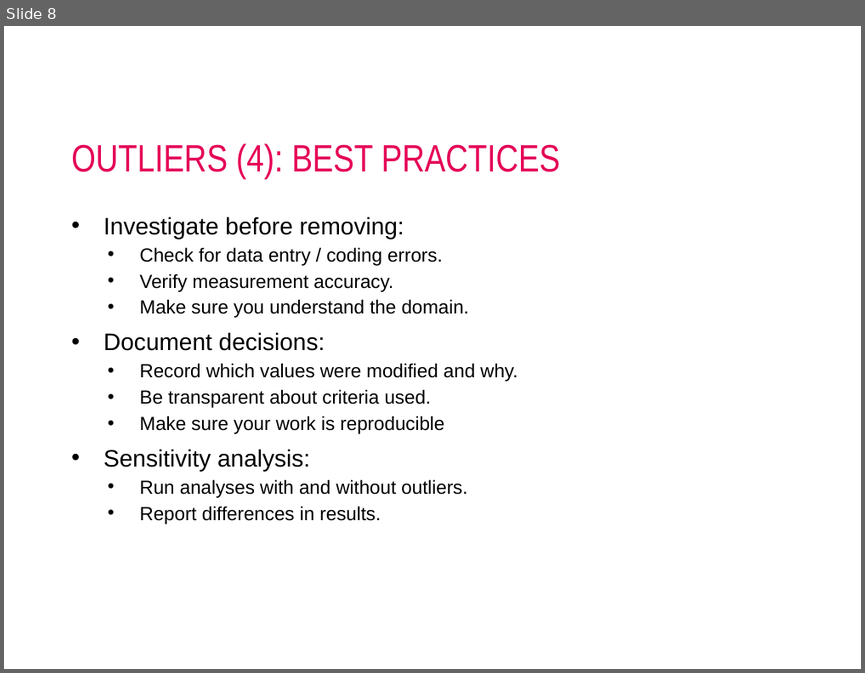
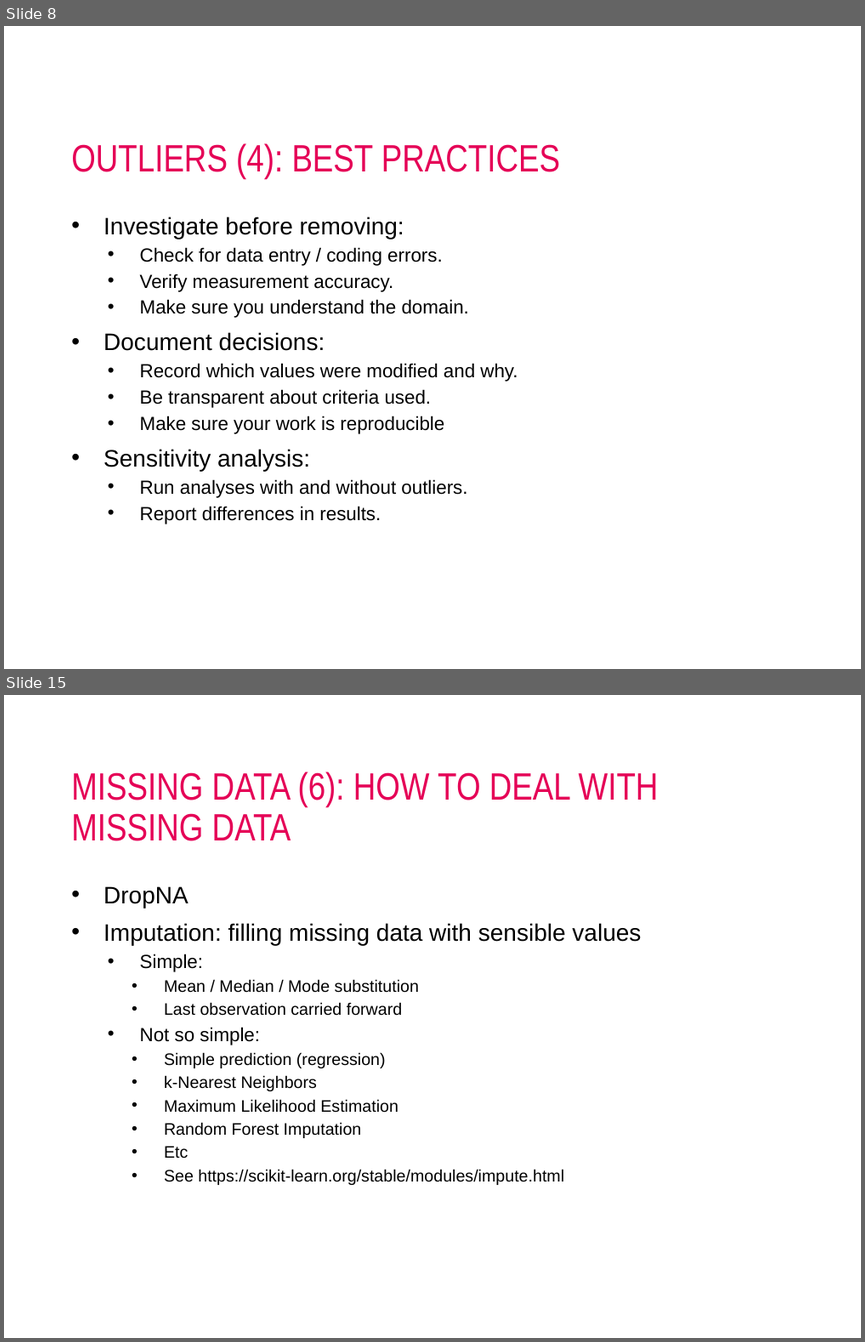
Before and after one commit to AIM-MADS-DATEXP/lesson-outliers-missing-data-erroneous-data, a slide deck: lesson-outliers.pptx. Shown one above the other, each under a label of ours: slide 8 before the commit, slides 8 and 15 after it; the slides between them are not shown. The pictures are 865x673 and 865x1342 pixels, drawn with LibreOffice and Linux fonts; fonts in the diff are those of the drawing; background and template pictures are left out. Boxes give left, top, right and bottom in pixels: in the first picture for what was removed or moved away, otherwise in the second. Text is boxed around its words. In the diff, an @@ line names an element or a change of style, - is before the commit and + after.

Commit message:
Finished PPTX

```diff
--- a/lesson-outliers.pptx
+++ b/lesson-outliers.pptx
@@ slide 15 added at (4, 695, 861, 1338), background #FFFFFF @@
@@ title added at (71, 771, 658, 841), 32 pt, text #E50056 @@
+MISSING DATA (6): HOW TO DEAL WITH MISSING DATA
@@ text added at (103, 886, 641, 1185), 14 pt, text #000000 @@
+• DropNA
+• Imputation: filling missing data with sensible values
+  • Simple:
+    • Mean / Median / Mode substitution
+    • Last observation carried forward
+  • Not so simple:
+    • Simple prediction (regression)
+    • k-Nearest Neighbors
+    • Maximum Likelihood Estimation
+    • Random Forest Imputation
+    • Etc
+    • See https://scikit-learn.org/stable/modules/impute.html
```
Also in this commit, not shown: 9 other slides added, 3 slides removed.
